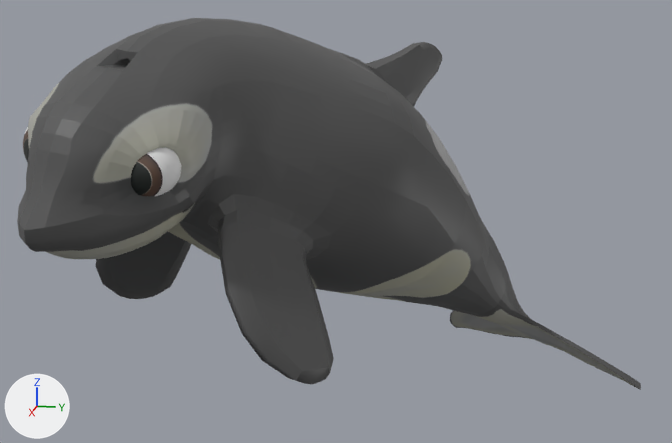
The FBX model FirstPersonWhale/Assets/Animation/Scarlet Name Sequence/scarlet_rock_point.fbx as it was, and as the next commit left it.
Rendered twice from a camera (50 mm lens) standing at (3.92, -0.18, 0.8) and looking at (0.56, -0.85, -0.03). The axes (+X, +Y, +Z) are drawn at lower left. The lights are the same throughout. Both versions are drawn at frame 81 of the action 'Take 001'; the numbers are the values there.

In view in the first picture: 'luna:left_eye_geo', 'luna:luna_geo', 'luna:right_eye_geo'.
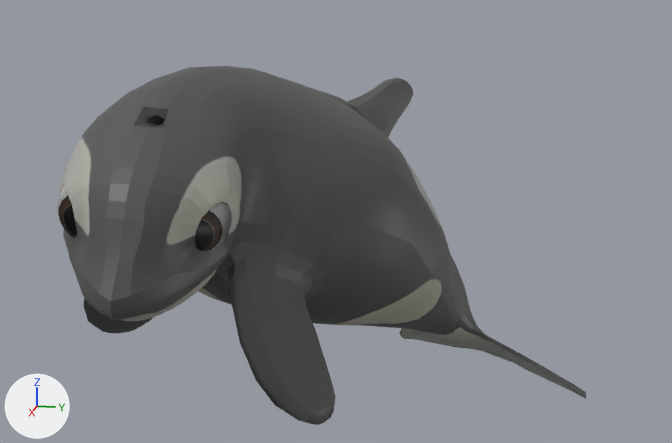
Changed parts and their boxes [x1, y1, x2, y2] in the pictures (672 x 443 px):
'luna:luna_geo', posed (16% narrower): before [17, 18, 641, 390]; after [60, 66, 586, 425]
'luna:right_eye_geo', posed: before [23, 127, 29, 162]; after [57, 187, 77, 238]
bone 'luna:center_root_bind_joint', root to tip: before (181, 132) to (200, 33); after (183, 178) to (202, 81)
bone 'luna:center_neck_bind_joint', root to tip: before (181, 132) to (183, 82); after (183, 178) to (185, 130)
bone 'luna:center_head_bind_joint', root to tip: before (149, 138) to (139, 63); after (164, 189) to (162, 118)

The change in detail:
Bone 'luna:center_root_bind_joint' (bone_luna_center_root_bind_joint) moves from (-40.4, -2.5, 120.7) to (-40.8, -17.1, 120.7).
Bone 'luna:center_root_bind_joint' (bone_luna_center_root_bind_joint) turns from (-19, 51, -27) to (-23, 58, -31) degrees about its own x, y and z.
Bone 'luna:center_neck_bind_joint' (bone_luna_center_neck_bind_joint) turns from (4, 21, 17) to (3, 29, 17) degrees about its own x, y and z.
Bone 'luna:center_head_bind_joint' (bone_luna_center_head_bind_joint) turns from (3, 5, 18) to (3, 8, 18) degrees about its own x, y and z.
